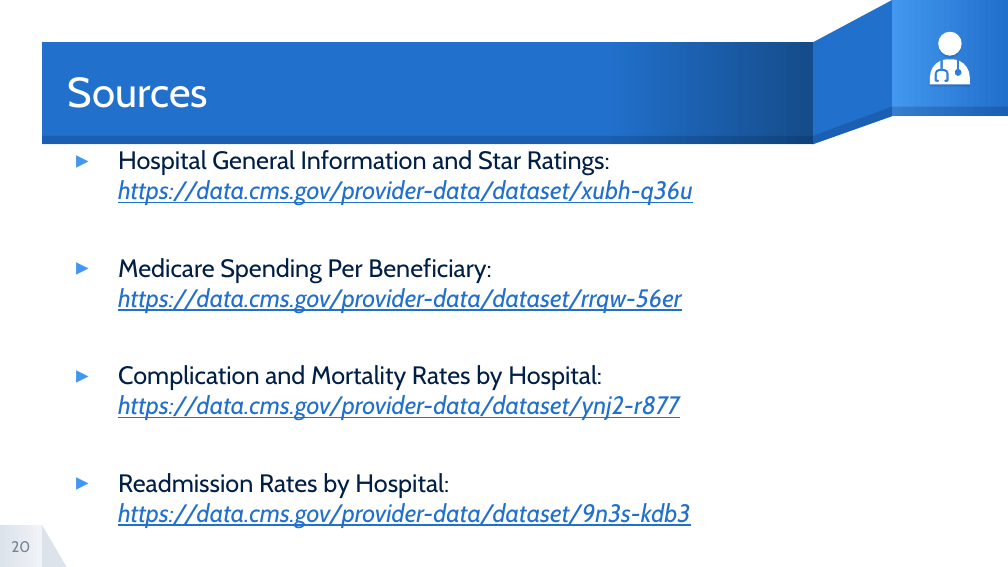
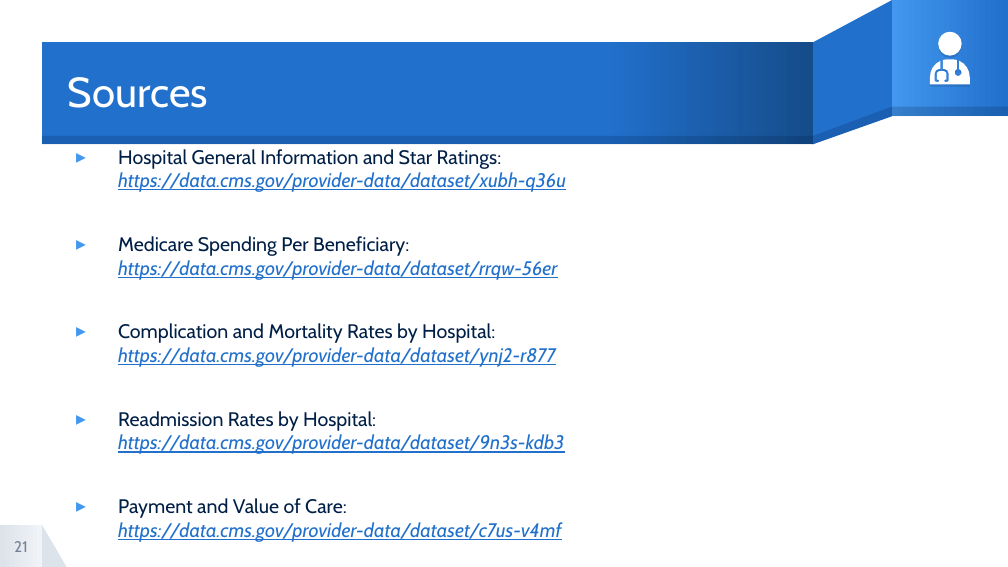
Before and after one commit to cdnapier/provider_cost_vs_quality, a slide deck: slide 21 of cdnapier_capstone_NSSDA13.pptx (slide 20 before the commit). Drawn at 1008x567 pixels with LibreOffice and Linux fonts; fonts in the diff are those of the drawing. Boxes give left, top, right and bottom in pixels: in the first picture for what was removed or moved away, otherwise in the second. Text is boxed around its words. In the diff, an @@ line names an element or a change of style, - is before the commit and + after.

```diff
--- a/cdnapier_capstone_NSSDA13.pptx
+++ b/cdnapier_capstone_NSSDA13.pptx
@@ text at box(118, 149, 566, 454): size 18 to 14 pt in "Hospital General Information and Star Ratings: https://data. ...", "Medicare Spending Per Beneficiary: https://data.cms.gov/prov ...", "Complication and Mortality Rates by Hospital: https://data.c ...", "Readmission Rates by Hospital: https://data.cms.gov/provider ..." @@
@@ text at box(118, 498, 561, 542): paragraph added @@
+▸ Payment and Value of Care:
+  https://data.cms.gov/provider-data/dataset/c7us-v4mf
@@ page number at box(14, 541, 28, 552): text changed @@
-20
+21
```
Also in this commit, not shown: 5 other slides changed, 1 slide added, 1 slide removed, 7 other files.
